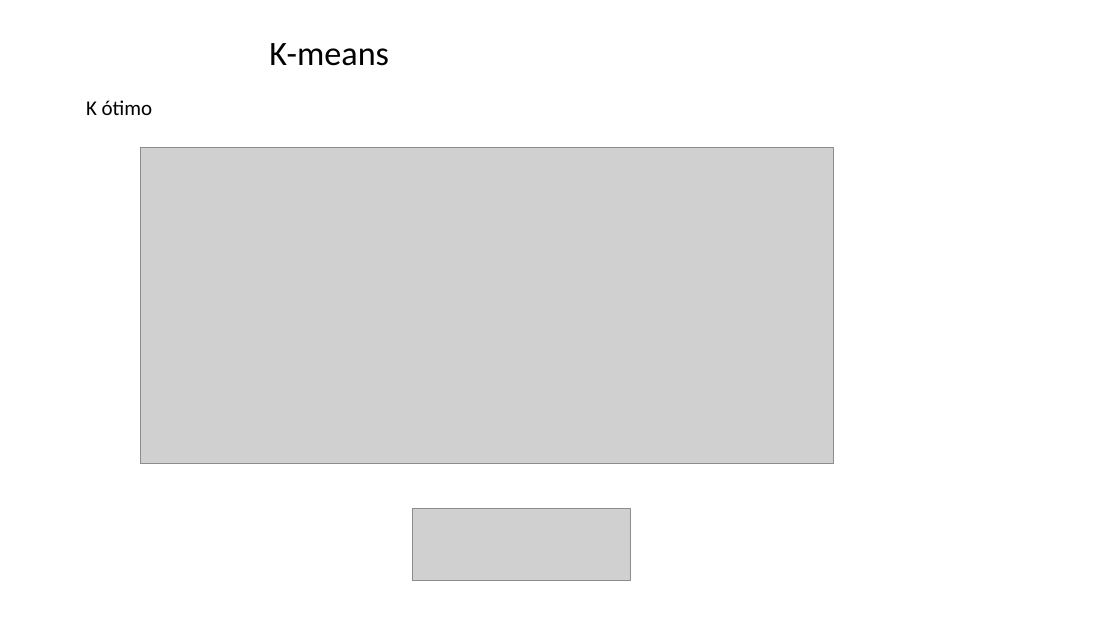
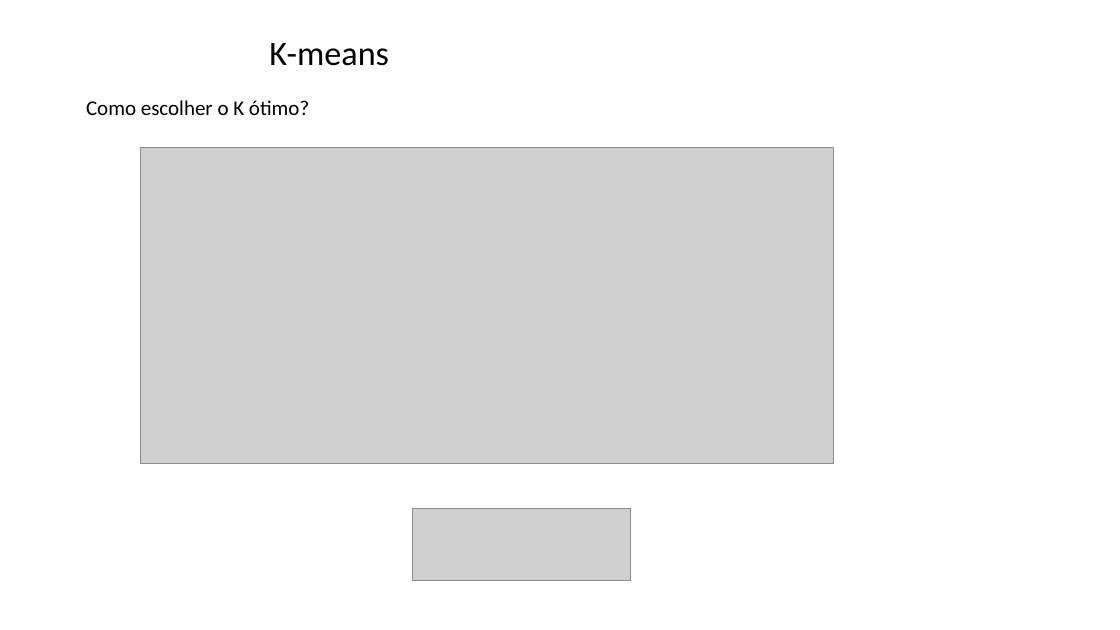
Before and after one commit to zz4fap/tp557-iot-ml, a slide deck: slide 27 of slides/TP557_16_detecção_de_anomalias.pptx (slide 24 before the commit). Drawn at 1120x630 pixels with LibreOffice and Linux fonts; fonts in the diff are those of the drawing; grey boxes stand for pictures; background and template pictures are left out. Boxes give left, top, right and bottom in pixels: in the first picture for what was removed or moved away, otherwise in the second. Text is boxed around its words. In the diff, an @@ line names an element or a change of style, - is before the commit and + after.

```diff
--- a/slides/TP557_16_detecção_de_anomalias.pptx
+++ b/slides/TP557_16_detecção_de_anomalias.pptx
@@ text at box(86, 100, 309, 115): text changed @@
-K ótimo
+Como escolher o K ótimo?
```
Also in this commit, not shown: 6 other slides changed, 3 slides added.
